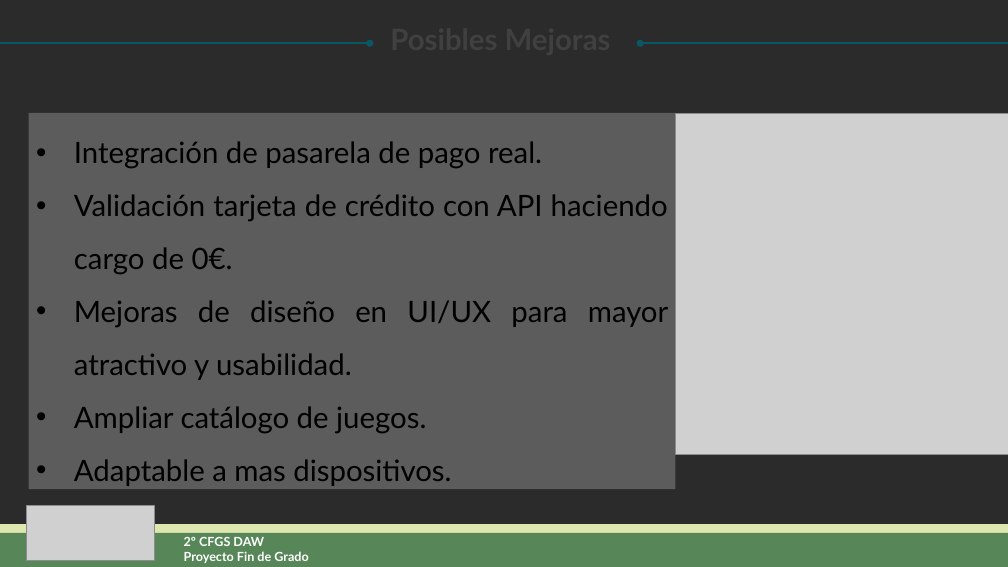
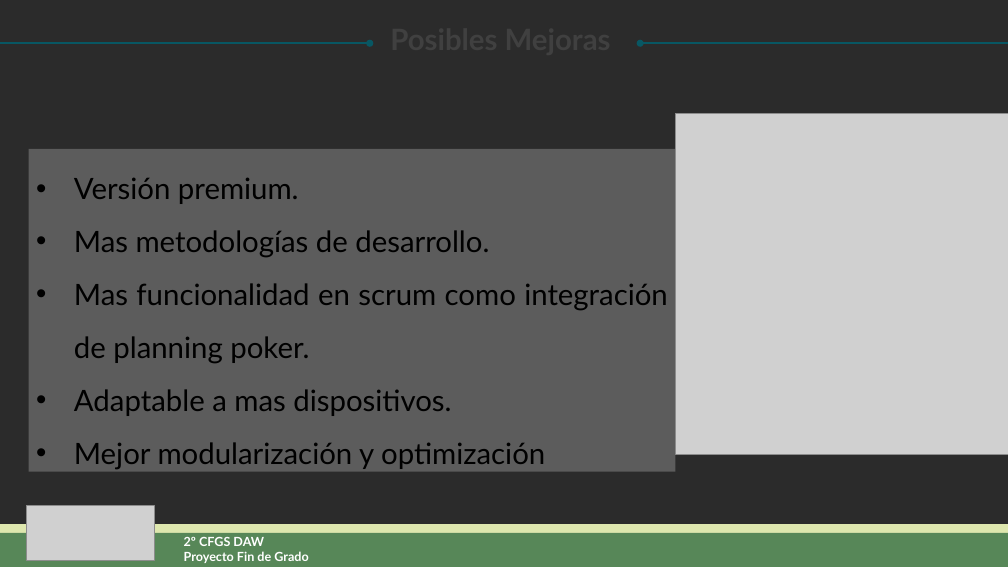
Before and after one commit to DiegoArroyo04/TotalTasks, a slide deck: slide 14 of Documentation/Proyecto Transversal.pptx. Drawn at 1008x567 pixels with LibreOffice and Linux fonts; fonts in the diff are those of the drawing; grey boxes stand for pictures; background and template pictures are left out; a plain dark background stands for a picture behind light text. Boxes give left, top, right and bottom in pixels: in the first picture for what was removed or moved away, otherwise in the second. Text is boxed around its words. In the diff, an @@ line names an element or a change of style, - is before the commit and + after.

```diff
--- a/Documentation/Proyecto Transversal.pptx
+++ b/Documentation/Proyecto Transversal.pptx
@@ rectangle "Versión premium.": place and size @@
-rectangle "Versión premium." at [29, 113, 675, 489]
+rectangle "Versión premium." at [29, 149, 675, 472]
@@ text in rectangle at [74, 178, 668, 363]: text changed @@
-• Integración de pasarela de pago real.
-• Validación tarjeta de crédito con API haciendo cargo de 0€.
-• Mejoras de diseño en UI/UX para mayor atractivo y usabilidad.
-• Ampliar catálogo de juegos.
+• Versión premium.
+• Mas metodologías de desarrollo.
+• Mas funcionalidad en scrum como integración de planning poker.
@@ text in rectangle at [74, 442, 545, 469]: paragraph added @@
+• Mejor modularización y optimización
```
Also in this commit, not shown: 2 other slides changed, 2 other files.
